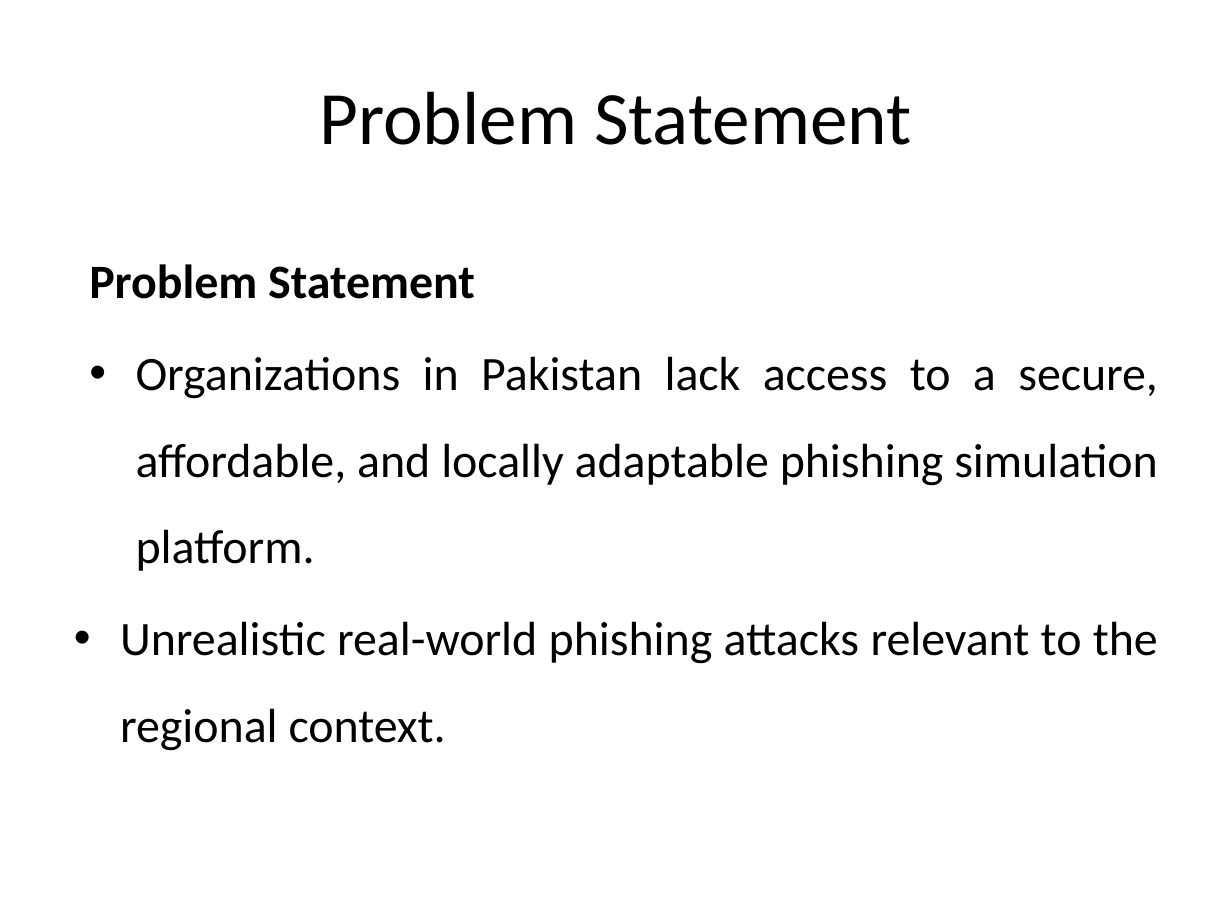
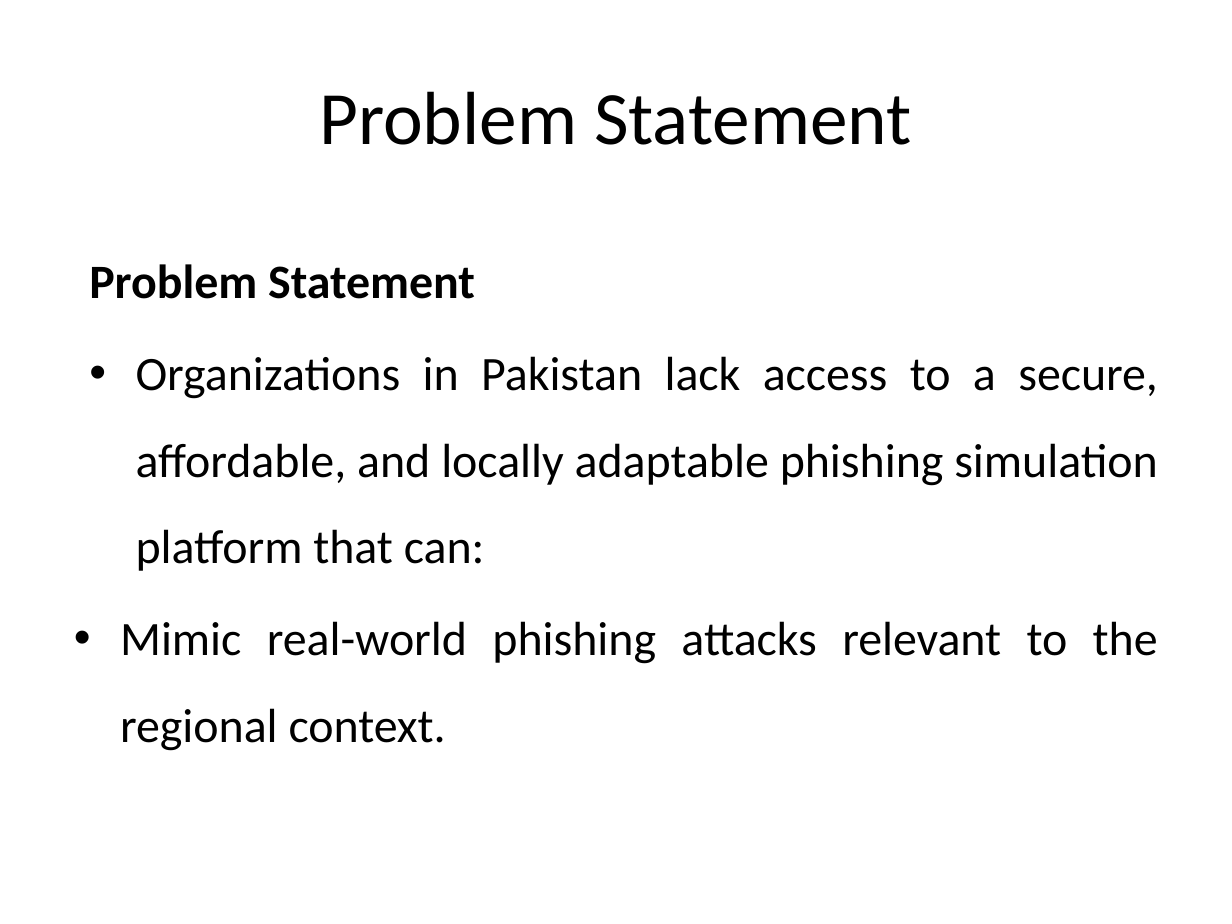
Before and after one commit to xhani890/PhishNet, a slide deck: slide 14 of Documentation/Templates/Template #7/Template #7 - Final Project Presentation - 8.0.pptx. Drawn at 1232x924 pixels with LibreOffice and Linux fonts; fonts in the diff are those of the drawing; background and template pictures are left out. Boxes give left, top, right and bottom in pixels: in the first picture for what was removed or moved away, otherwise in the second. Text is boxed around its words. In the diff, an @@ line names an element or a change of style, - is before the commit and + after.

```diff
--- a/Documentation/Templates/Template #7/Template #7 - Final Project Presentation - 8.0.pptx
+++ b/Documentation/Templates/Template #7/Template #7 - Final Project Presentation - 8.0.pptx
@@ text at [120, 356, 1158, 751]: text changed @@
-• Organizations in Pakistan lack access to a secure, affordable, and locally adaptable phishing simulation platform.
-• Unrealistic real-world phishing attacks relevant to the regional context.
+• Organizations in Pakistan lack access to a secure, affordable, and locally adaptable phishing simulation platform that can:
+• Mimic real-world phishing attacks relevant to the regional context.
```
Also in this commit, not shown: 29 other slides changed, 1 slide added, 4 slides removed.
